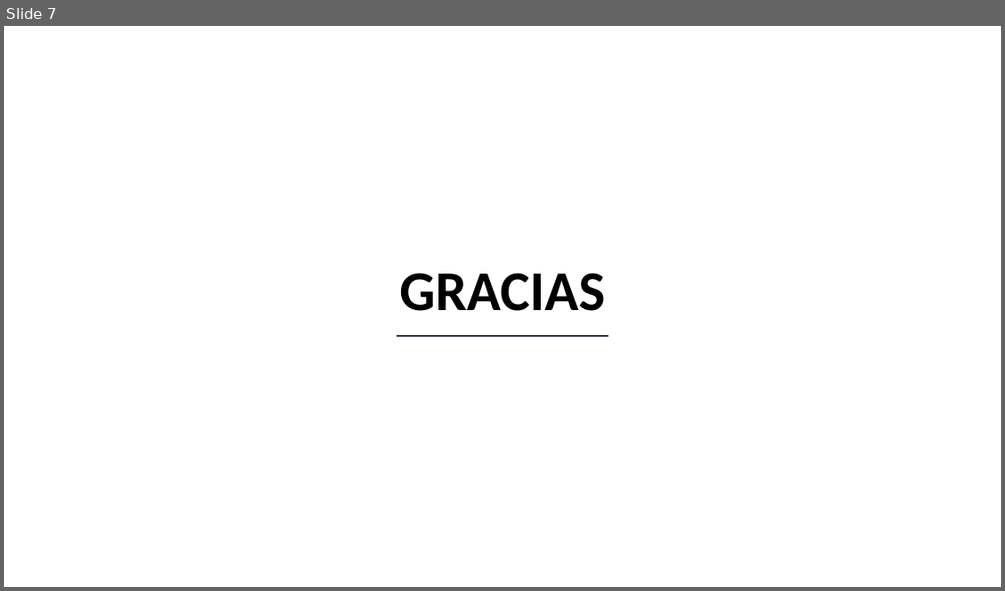
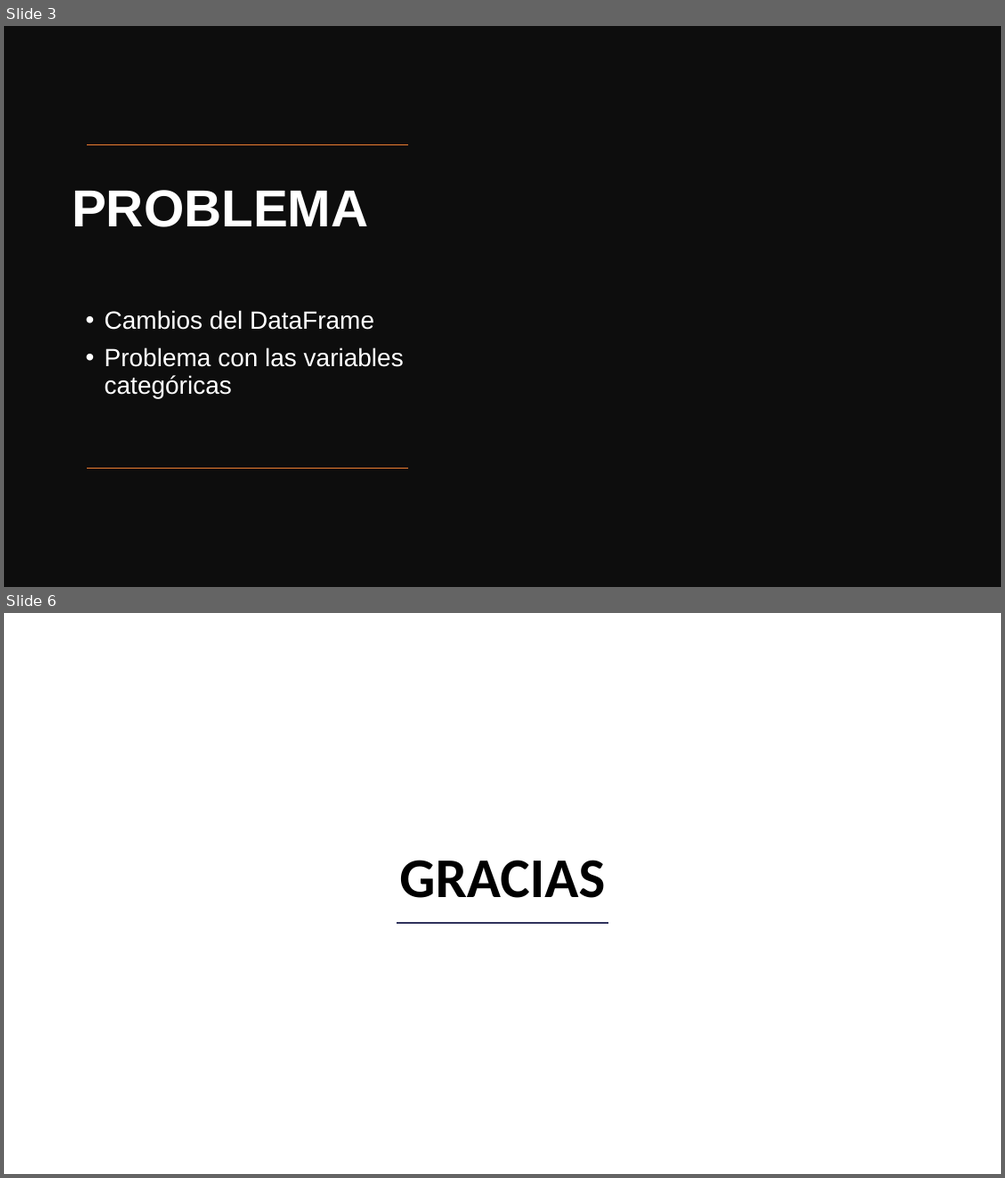
Before and after one commit to panxolopez/proyecto_mineria, a slide deck: Presentacion_2.pptx. Shown one above the other, each under a label of ours: slide 7 before the commit, slides 3 and 6 after it; the slides between them are not shown. The pictures are 1005x591 and 1005x1178 pixels, drawn with LibreOffice and Linux fonts; fonts in the diff are those of the drawing; background and template pictures are left out. Boxes give left, top, right and bottom in pixels: in the first picture for what was removed or moved away, otherwise in the second. Text is boxed around its words. In the diff, an @@ line names an element or a change of style, - is before the commit and + after.

```diff
--- a/Presentacion_2.pptx
+++ b/Presentacion_2.pptx
@@ slide 3 added at bbox=[4, 26, 1001, 587], background #FFFFFF @@
@@ rectangle added at bbox=[4, 26, 1001, 587], fill #0D0D0D @@
@@ line added from (409, 145) to (87, 145), #ED7D31 1 pt @@
@@ title added at bbox=[72, 190, 369, 227], 50 pt, text #FFFFFF, bold @@
+PROBLEMA
@@ text added at bbox=[105, 310, 404, 398], 24 pt, text #FFFFFF @@
+• Cambios del DataFrame
+• Problema con las variables categóricas
@@ line added from (409, 468) to (87, 468), #ED7D31 1 pt @@
@@ what was slide 7 is now slide 6 @@
```
Also in this commit, not shown: 2 slides changed, 1 other slide added, 3 slides removed.
